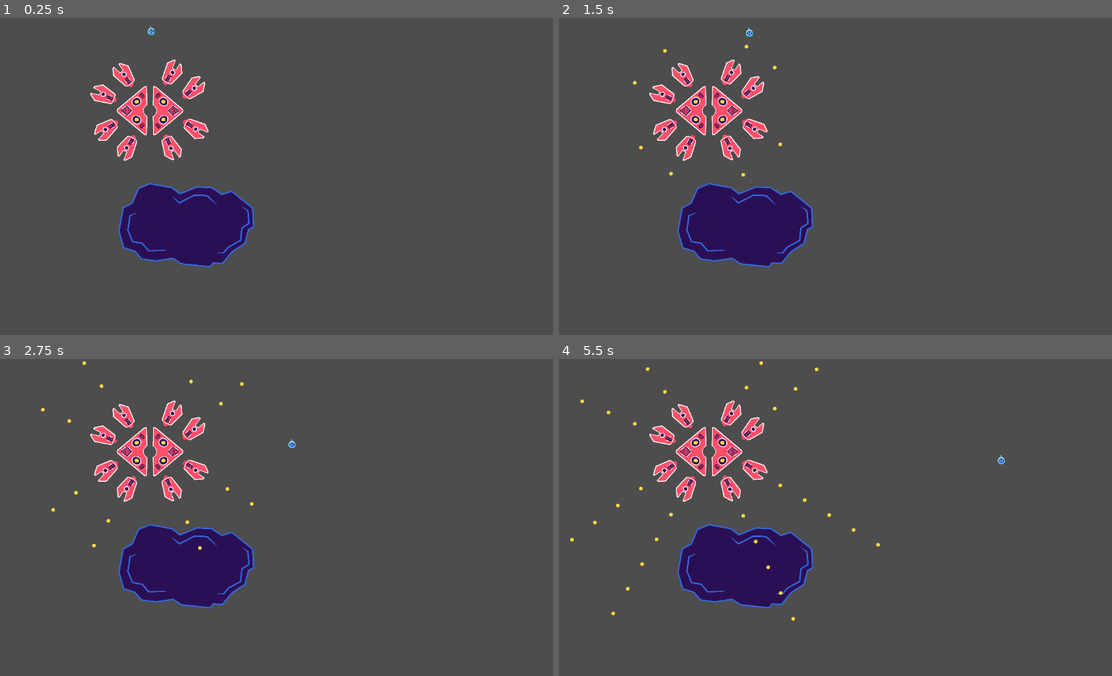
Above: before the commit, frames 1-4 (two rows, left to right).
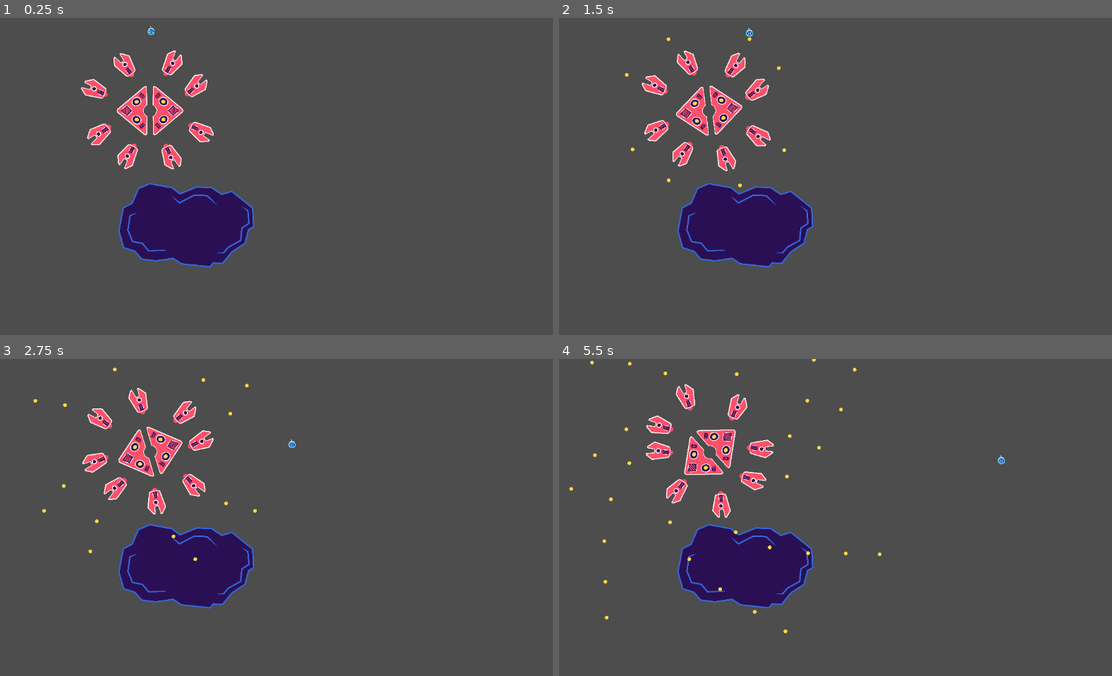
Above: after the commit, the same moments.

Repository: toxazol/blobot
Game: Godot game, scene res://mainScene.tscn
The game is run twice, just before and just after one commit, with the same random seed, the same clock (stepped at 60 frames per second) and the same inputs.
Inputs:
- Up to frame 1 (0.25 s): no input
- Up to frame 2 (1.5 s): hold Right (ui_right) 0.53-1.28 s; hold Down (ui_down) from 1.28 s (still down)
- Up to frame 3 (2.75 s): release Down (ui_down) at 2.03 s; hold Right (ui_right) from 2.03 s (still down)
- Up to frame 4 (5.5 s): release Right (ui_right) at 2.78 s; hold Up (ui_up) 2.78-3.53 s; hold Left (ui_left) 3.53-5.03 s; hold Down (ui_down) from 5.03 s (still down)

The runs differ from the first frame. In frame 1, 2.1% of the frame differs, in the area x 14-39%, y 10-48%; in frame 2, 3.0%; in frame 3, 4.0%; in frame 4, 4.1%, in the area x 1-59%, y 0-87%.

Commit message:
before arm spawn logic

Diff:
--- a/Scripts/Crabot.gd
+++ b/Scripts/Crabot.gd
@@ -1,6 +1,6 @@
 extends Node2D
 
-@export var rotation_speed = 0.01
+@export var rotation_speed = 10
 
 # Called when the node enters the scene tree for the first time.
 func _ready():
@@ -8,8 +8,8 @@
 
 
 func _physics_process(delta):
-	#rotate(rotation_speed)
 	pass
+
 
 
 func _on_core_body_entered(body):
--- /dev/null
+++ b/Templates/arm.tscn
@@ -0,0 +1,19 @@
+[gd_scene load_steps=3 format=3 uid="uid://qxnie5vb830i"]
+
+[ext_resource type="Script" path="res://Scripts/Cannon.gd" id="1_5fl2l"]
+[ext_resource type="Texture2D" uid="uid://c6vy7y10ibe76" path="res://Sprites/roboboss_01_arm.png" id="2_qn6ab"]
+
+[node name="Arm" type="RigidBody2D"]
+position = Vector2(216, -472)
+rotation = 0.560251
+gravity_scale = 0.0
+script = ExtResource("1_5fl2l")
+
+[node name="Roboboss01Arm" type="Sprite2D" parent="."]
+texture = ExtResource("2_qn6ab")
+
+[node name="ArmCollider" type="CollisionPolygon2D" parent="."]
+polygon = PackedVector2Array(-33, -154.6, -28, -147.6, -28, -143.4, -13.3, -69, -9.3, -69, 12, -72.7, 12, -77, 15, -148, 17.2, -148, 20.2, -151, 26.6, -151, 38, -153.5, 38, -151, 53, -139, 53, -135.7, 100, -75.7, 100, -65, 66.6, 85, 65, 85, 54, 99, 50.4, 99, 33, 102.7, 33, 104.5, 24.2, 122, 22.8, 122, 14.8, 130, 11.5, 130, -1, 135, -1, 132.6, -19, 128.6, -19, 126.8, -30, 115.8, -30, 113.3, -32.4, 106, -35.3, 106, -51, 100.4, -51, 98.9, -64, 84.8, -64, 80, -100, -66.7, -100, -84.9, -98.6, -91, -97.1, -91, -60.1, -150, -58.4, -150, -43, -155.4, -43, -157, -33, -157)
+
+[node name="Crosshair" type="Node2D" parent="."]
+position = Vector2(-3.70007, -186.554)
--- a/mainScene.tscn
+++ b/mainScene.tscn
@@ -11,6 +11,7 @@
 [ext_resource type="Texture2D" uid="uid://b74l2d5i1ijiy" path="res://Sprites/roboboss_01_yellow_p3.png" id="6_uyooe"]
 [ext_resource type="Texture2D" uid="uid://ck51spb024uoh" path="res://Sprites/roboboss_01_yellow_p2.png" id="7_pfain"]
 [ext_resource type="Script" path="res://Scripts/Cannon.gd" id="8_v7x81"]
+[ext_resource type="PackedScene" uid="uid://qxnie5vb830i" path="res://Templates/arm.tscn" id="10_ogvar"]
 
 [sub_resource type="CircleShape2D" id="CircleShape2D_82nem"]
 radius = 18.0278
@@ -64,49 +65,67 @@
 [node name="Crabot" type="Node2D" parent="."]
 position = Vector2(1576, 976)
 script = ExtResource("4_34ic0")
+rotation_speed = 0
 
 [node name="Body" type="RigidBody2D" parent="Crabot"]
+mass = 8.0
 gravity_scale = 0.0
 
 [node name="DampedSpringJoint2D" type="PinJoint2D" parent="Crabot/Body"]
 node_a = NodePath("..")
 node_b = NodePath("../../Arm")
 disable_collision = false
+motor_enabled = true
+motor_target_velocity = 26.1799
 
 [node name="DampedSpringJoint2D2" type="PinJoint2D" parent="Crabot/Body"]
 node_a = NodePath("..")
 node_b = NodePath("../../Arm2")
 disable_collision = false
+motor_enabled = true
+motor_target_velocity = 26.1799
 
 [node name="DampedSpringJoint2D3" type="PinJoint2D" parent="Crabot/Body"]
 node_a = NodePath("..")
 node_b = NodePath("../../Arm3")
 disable_collision = false
+motor_enabled = true
+motor_target_velocity = 26.1799
 
 [node name="DampedSpringJoint2D4" type="PinJoint2D" parent="Crabot/Body"]
 node_a = NodePath("..")
 node_b = NodePath("../../Arm4")
 disable_collision = false
+motor_enabled = true
+motor_target_velocity = 26.1799
 
 [node name="DampedSpringJoint2D5" type="PinJoint2D" parent="Crabot/Body"]
 node_a = NodePath("..")
 node_b = NodePath("../../Arm5")
 disable_collision = false
+motor_enabled = true
+motor_target_velocity = 26.1799
 
 [node name="DampedSpringJoint2D6" type="PinJoint2D" parent="Crabot/Body"]
 node_a = NodePath("..")
 node_b = NodePath("../../Arm6")
 disable_collision = false
+motor_enabled = true
+motor_target_velocity = 26.1799
 
 [node name="DampedSpringJoint2D7" type="PinJoint2D" parent="Crabot/Body"]
 node_a = NodePath("..")
 node_b = NodePath("../../Arm7")
 disable_collision = false
+motor_enabled = true
+motor_target_velocity = 26.1799
 
 [node name="DampedSpringJoint2D8" type="PinJoint2D" parent="Crabot/Body"]
 node_a = NodePath("..")
 node_b = NodePath("../../Arm8")
 disable_collision = false
+motor_enabled = true
+motor_target_velocity = 26.1799
 
 [node name="CollisionPolygon2D2" type="CollisionPolygon2D" parent="Crabot/Body"]
 polygon = PackedVector2Array(-39, -253.6, -39, -251.7, -31, -240.7, -31, -217, -28, -50, -29.8, -50, -31.8, -46, -35.5, …(346 unchanged characters)…
@@ -165,27 +184,11 @@
 [node name="CollisionPolygon2D4" type="CollisionPolygon2D" parent="Crabot/Body/Broken/RigidBody2D4"]
 polygon = PackedVector2Array(342, -15.9, 342, -13.5, 350, -0.600006, 350, 11.4, 345.4, 24, 343.9, 24, 334.9, 35, 332.7, …(271 unchanged characters)…
 
-[node name="Arm" type="RigidBody2D" parent="Crabot"]
-position = Vector2(216, -376)
-rotation = 0.560251
-scale = Vector2(1, 1)
-gravity_scale = 0.0
-script = ExtResource("8_v7x81")
-
-[node name="Roboboss01Arm" type="Sprite2D" parent="Crabot/Arm"]
-texture = ExtResource("3_vvrcl")
-
-[node name="ArmCollider" type="CollisionPolygon2D" parent="Crabot/Arm"]
-polygon = PackedVector2Array(-33, -154.6, -28, -147.6, -28, -143.4, -13.3, -69, -9.3, -69, 12, -72.7, 12, -77, 15, -148, 17.2, -148, 20.2, -151, 26.6, -151, 38, -153.5, 38, -151, 53, -139, 53, -135.7, 100, -75.7, 100, -65, 66.6, 85, 65, 85, 54, 99, 50.4, 99, 33, 102.7, 33, 104.5, 24.2, 122, 22.8, 122, 14.8, 130, 11.5, 130, -1, 135, -1, 132.6, -19, 128.6, -19, 126.8, -30, 115.8, -30, 113.3, -32.4, 106, -35.3, 106, -51, 100.4, -51, 98.9, -64, 84.8, -64, 80, -100, -66.7, -100, -84.9, -98.6, -91, -97.1, -91, -60.1, -150, -58.4, -150, -43, -155.4, -43, -157, -33, -157)
-
-[node name="Crosshair" type="Node2D" parent="Crabot/Arm"]
-position = Vector2(-3.70007, -186.554)
-scale = Vector2(1, 1)
+[node name="Arm" parent="Crabot" instance=ExtResource("10_ogvar")]
 
 [node name="Arm2" type="RigidBody2D" parent="Crabot"]
-position = Vector2(440, -216)
+position = Vector2(464, -240)
 rotation = 0.837194
-scale = Vector2(1, 1)
 gravity_scale = 0.0
 script = ExtResource("8_v7x81")
 
@@ -197,12 +200,10 @@
 
 [node name="Crosshair" type="Node2D" parent="Crabot/Arm2"]
 position = Vector2(-3.70007, -186.554)
-scale = Vector2(1, 1)
 
 [node name="Arm3" type="RigidBody2D" parent="Crabot"]
-position = Vector2(456, 184)
+position = Vector2(512, 216)
 rotation = 2.13726
-scale = Vector2(1, 1)
 gravity_scale = 0.0
 script = ExtResource("8_v7x81")
 
@@ -214,12 +215,10 @@
 
 [node name="Crosshair" type="Node2D" parent="Crabot/Arm3"]
 position = Vector2(-3.70007, -186.554)
-scale = Vector2(1, 1)
 
 [node name="Arm4" type="RigidBody2D" parent="Crabot"]
-position = Vector2(208, 376)
+position = Vector2(208, 472)
 rotation = 2.70962
-scale = Vector2(1, 1)
 gravity_scale = 0.0
 script = ExtResource("8_v7x81")
 
@@ -231,12 +230,10 @@
 
 [node name="Crosshair" type="Node2D" parent="Crabot/Arm4"]
 position = Vector2(-3.70007, -186.554)
-scale = Vector2(1, 1)
 
 [node name="Arm5" type="RigidBody2D" parent="Crabot"]
-position = Vector2(-232, 376)
+position = Vector2(-224, 464)
 rotation = 3.6901
-scale = Vector2(1, 1)
 gravity_scale = 0.0
 script = ExtResource("8_v7x81")
 
@@ -248,12 +245,10 @@
 
 [node name="Crosshair" type="Node2D" parent="Crabot/Arm5"]
 position = Vector2(-3.70007, -186.554)
-scale = Vector2(1, 1)
 
 [node name="Arm6" type="RigidBody2D" parent="Crabot"]
-position = Vector2(-448, 192)
+position = Vector2(-520, 240)
 rotation = 4.09331
-scale = Vector2(1, 1)
 gravity_scale = 0.0
 script = ExtResource("8_v7x81")
 
@@ -265,12 +260,10 @@
 
 [node name="Crosshair" type="Node2D" parent="Crabot/Arm6"]
 position = Vector2(-3.70007, -186.554)
-scale = Vector2(1, 1)
 
 [node name="Arm7" type="RigidBody2D" parent="Crabot"]
-position = Vector2(-472, -152)
+position = Vector2(-568, -208)
 rotation = 5.13836
-scale = Vector2(1, 1)
 gravity_scale = 0.0
 script = ExtResource("8_v7x81")
 
@@ -282,12 +275,10 @@
 
 [node name="Crosshair" type="Node2D" parent="Crabot/Arm7"]
 position = Vector2(-3.70007, -186.554)
-scale = Vector2(1, 1)
 
 [node name="Arm8" type="RigidBody2D" parent="Crabot"]
-position = Vector2(-264, -352)
+position = Vector2(-256, -456)
 rotation = 5.65762
-scale = Vector2(1, 1)
 gravity_scale = 0.0
 script = ExtResource("8_v7x81")
 
@@ -299,6 +290,5 @@
 
 [node name="Crosshair" type="Node2D" parent="Crabot/Arm8"]
 position = Vector2(-3.70007, -186.554)
-scale = Vector2(1, 1)
 
 [connection signal="body_entered" from="Crabot/Body/Core" to="Crabot" method="_on_core_body_entered"]
Not shown: 1 places in mainScene.tscn that only renumber resources
